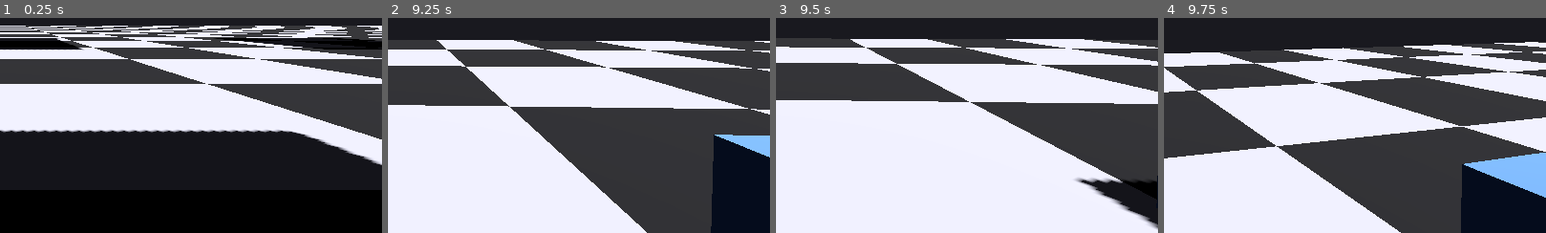
Above: before the commit, frames 1-4 (left to right).
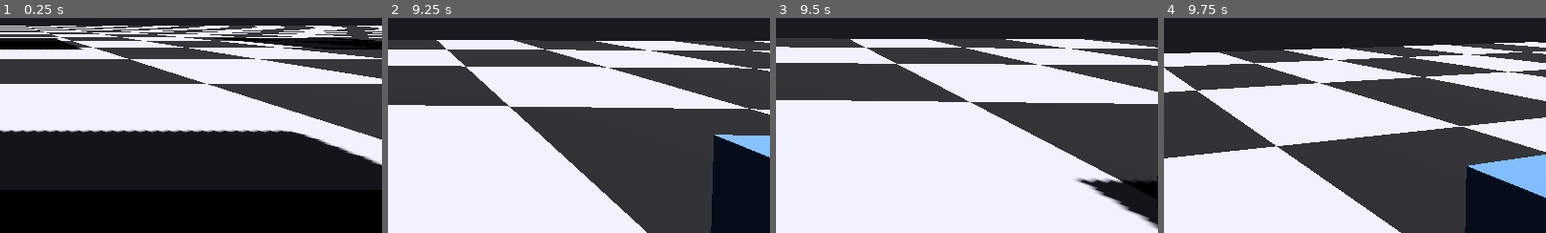
Above: after the commit, the same moments.

Repository: radomirsky/190K-G.O.P
Game: Godot game, scene res://main.tscn
Two runs of this game, one before a commit and one after it. Both use one fixed random seed, a clock stepped at 60 frames per second and the inputs below.
Inputs (mouse positions are % of the whole screen's width and height, from its top left):
- Up to frame 1 (0.25 s): no input
- Up to frame 2 (9.25 s): tap Enter at 0.5 s; move the mouse to (55, 50) at 0.52 s; hold Shift 0.53-1.28 s; hold W 0.53-5.78 s; tap Z at 0.6, 1.55, 2.1, 3.05, 4.55, 5.1, 6.05, 6.6, 7.55, 9.05 s; click (55, 50) at 0.67 s; tap Space at 0.77, 1.52, 3.02, 3.77, 4.52, 6.02, 6.77, 7.52, 9.02 s; move the mouse to (45, 50) at 1.27 s; tap Shift at 1.35, 2.85, 5.85, 7.35 s; click (45, 50) at 1.42 s; move the mouse to (52, 48) at 2.02 s; hold Shift 2.03-2.78 s; click (52, 48) at 2.17 s; move the mouse to (49, 52) at 2.77 s; click (49, 52) at 2.92 s; move the mouse to (57, 51) at 3.52 s; hold Shift 3.53-4.28 s; tap Q at 3.6, 8.1 s; click (57, 51) at 3.67 s; move the mouse to (42, 49) at 4.27 s; tap E at 4.35, 8.85 s; click (42, 49) at 4.42 s; move the mouse to (51, 50) at 5.02 s; hold Shift 5.03-5.78 s; click (51, 50) at 5.17 s; move the mouse to (46, 48) at 5.77 s; hold D 5.78-6.53 s; click (46, 48) at 5.92 s; move the mouse to (55, 50) at 6.52 s; hold Shift 6.53-7.28 s; hold W 6.53-8.78 s; click (55, 50) at 6.67 s; move the mouse to (45, 50) at 7.27 s; click (45, 50) at 7.42 s; move the mouse to (52, 48) at 8.02 s; hold Shift 8.03-8.78 s; click (52, 48) at 8.17 s; move the mouse to (49, 52) at 8.77 s; hold A from 8.78 s (still down); click (49, 52) at 8.92 s
- Up to frame 3 (9.5 s): keep holding A
- Up to frame 4 (9.75 s): move the mouse to (57, 51) at 9.52 s; release A at 9.53 s; hold W from 9.53 s (still down); hold Shift from 9.53 s (still down); tap Z at 9.6 s; click (57, 51) at 9.67 s
The pictures show only the part of the screen within x 50-100%, y 50-100%; the shares and areas given below are measured in that part.

Frames 1-3 are identical in both runs. In frame 4, 0.6% of the frame differs, in the area x 77-100%, y 62-100%.

Commit message:
Shift+Z: блокировка кубов (freeze), нельзя толкать
Made-with: Cursor

Diff:
--- a/player.gd
+++ b/player.gd
@@ -24,6 +24,7 @@
 var _standing_on_throwable: bool = false
 var _held_saved_collision_layer: int = 1
 var _held_saved_collision_mask: int = 1
+var _cubes_world_locked: bool = false
 
 
 func _ready() -> void:
@@ -70,6 +71,12 @@
 			and Input.mouse_mode == Input.MOUSE_MODE_CAPTURED
 		):
 			_spawn_throwable_cube()
+		if (
+			event.keycode == KEY_Z
+			and (event.shift_pressed or Input.is_key_pressed(KEY_SHIFT))
+			and Input.mouse_mode == Input.MOUSE_MODE_CAPTURED
+		):
+			_toggle_cubes_world_lock()
 		if event.keycode == KEY_E and Input.mouse_mode == Input.MOUSE_MODE_CAPTURED:
 			if _held:
 				_release_held()
@@ -155,6 +162,26 @@
 	cube.global_position = spawn_pos
 	cube.linear_velocity = Vector3.ZERO
 	cube.angular_velocity = Vector3.ZERO
+	if _cubes_world_locked:
+		cube.freeze = true
+
+
+func _toggle_cubes_world_lock() -> void:
+	_cubes_world_locked = not _cubes_world_locked
+	_apply_throwables_world_lock()
+
+
+func _apply_throwables_world_lock() -> void:
+	for node in get_tree().get_nodes_in_group("throwable"):
+		if not node is RigidBody3D:
+			continue
+		var rb := node as RigidBody3D
+		if rb == _held:
+			continue
+		rb.freeze = _cubes_world_locked
+		if _cubes_world_locked:
+			rb.linear_velocity = Vector3.ZERO
+			rb.angular_velocity = Vector3.ZERO
 
 
 func _apply_body_pushes(move_velocity: Vector3) -> void:
@@ -206,7 +233,7 @@
 		return
 	_held.collision_layer = _held_saved_collision_layer
 	_held.collision_mask = _held_saved_collision_mask
-	_held.freeze = false
+	_held.freeze = _cubes_world_locked
 	_held = null
 	_throw_press_usec = -1
 
